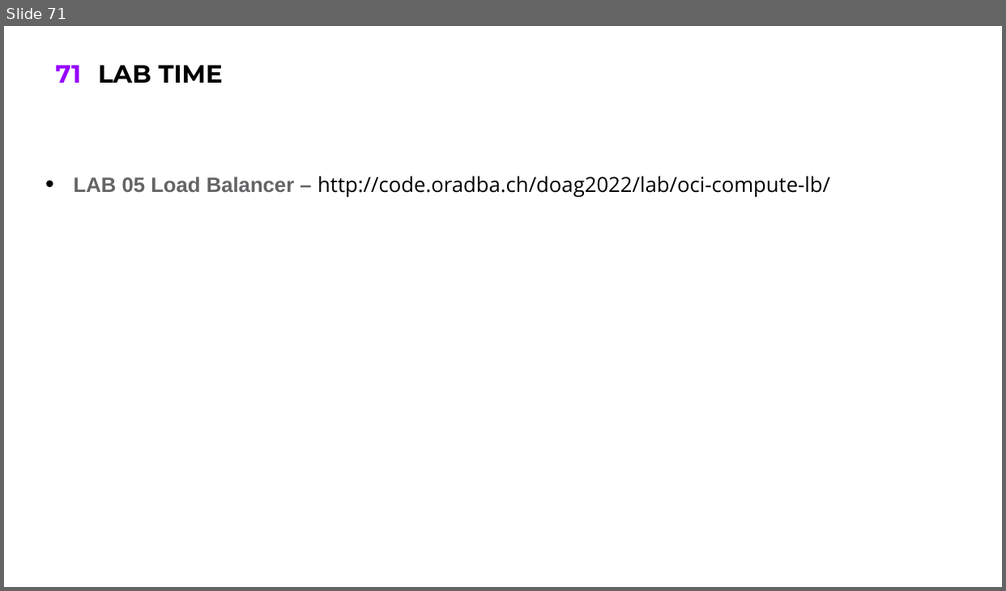
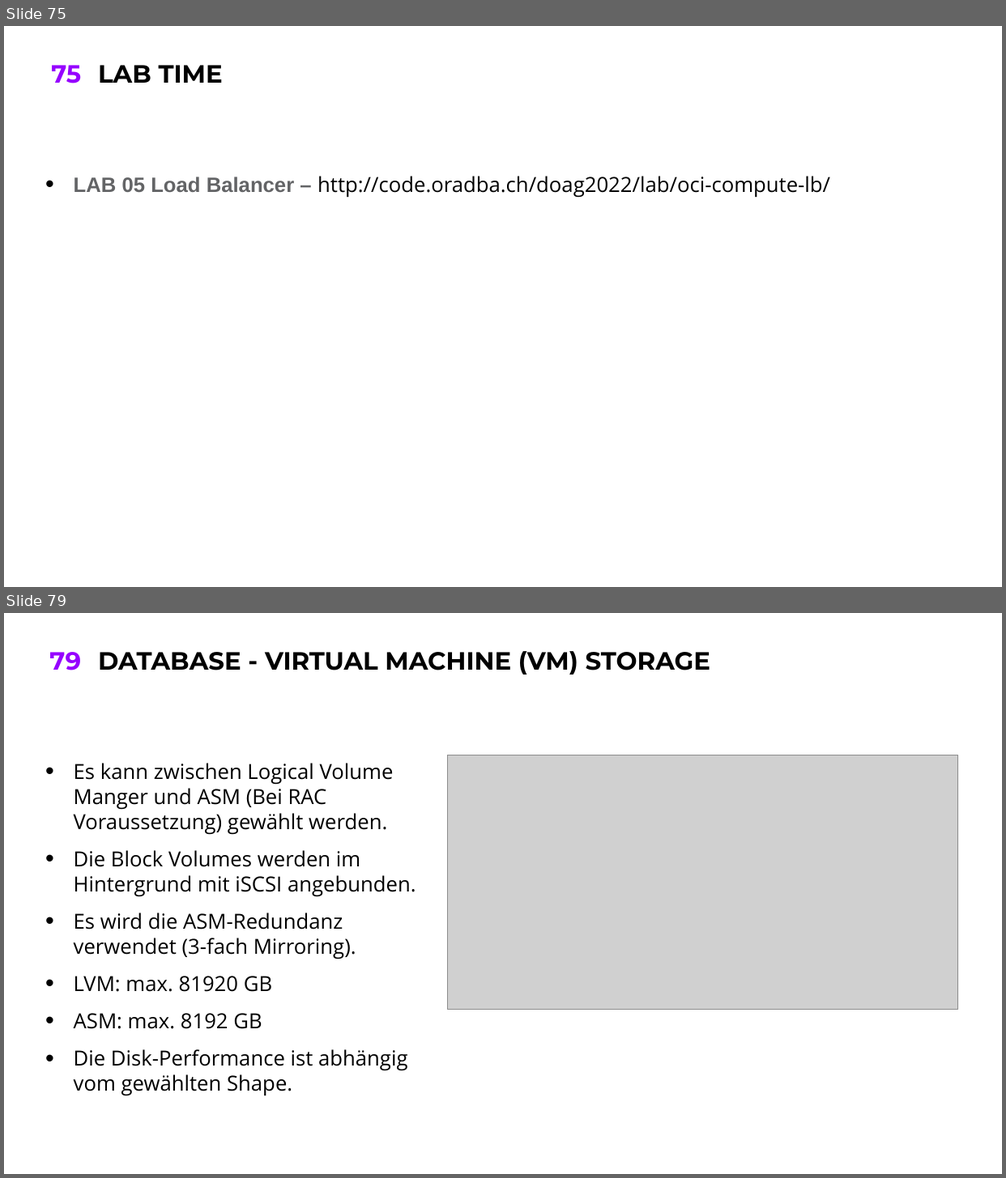
Before and after one commit to oehrlis/doag2022, a slide deck: ppt/02_OCI-Walkthrough.pptx. Shown one above the other, each under a label of ours: slide 71 before the commit, slides 75 and 79 after it; the slides between them are not shown. The pictures are 1006x591 and 1006x1178 pixels, drawn with LibreOffice and Linux fonts; fonts in the diff are those of the drawing; grey boxes stand for pictures; background and template pictures are left out. Boxes give left, top, right and bottom in pixels: in the first picture for what was removed or moved away, otherwise in the second. Text is boxed around its words. In the diff, an @@ line names an element or a change of style, - is before the commit and + after.

```diff
--- a/ppt/02_OCI-Walkthrough.pptx
+++ b/ppt/02_OCI-Walkthrough.pptx
@@ slide 79 added at bbox=[4, 613, 1002, 1174], background #FFFFFF; not listed: 1 template element that a slide beside it also shows @@
@@ title added at bbox=[98, 651, 710, 675], 24 pt, text #000000, bold @@
+DATABASE - VIRTUAL MACHINE (VM) STORAGE
@@ picture added at bbox=[447, 755, 957, 1009] @@
@@ text added at bbox=[74, 763, 416, 1097], 20 pt, text #000000 @@
+• Es kann zwischen Logical Volume Manger und ASM (Bei RAC Voraussetzung) gewählt werden.
+• Die Block Volumes werden im Hintergrund mit iSCSI angebunden.
+• Es wird die ASM-Redundanz verwendet (3-fach Mirroring).
+• LVM: max. 81920 GB
+• ASM: max. 8192 GB
+• Die Disk-Performance ist abhängig vom gewählten Shape.
@@ what was slide 71 is now slide 75 @@
@@ page number at bbox=[51, 65, 81, 84]: text changed @@
-71
+75
```
Also in this commit, not shown: 14 other slides added.
